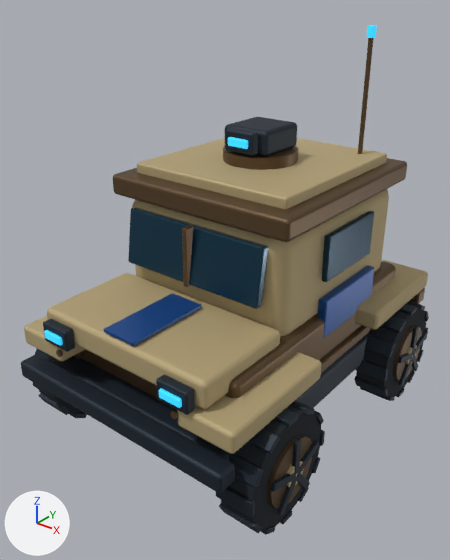
What one commit did to the glTF model src/assets/reborn/animation/rover-0.glb.
Before and after are seen from a camera (50 mm lens) standing at (1.71, -2.29, 2.11) and looking at (-0.02, -0.13, 0.77). Every picture has the same lights, and +X, +Y and +Z are marked at lower left. The picture after the commit comes second. Where no turn or scale is listed for an object, it has been applied to the vertices. Vertices at exactly the same position are counted once.

In view in the first picture: 'Bonnet_7', 'CeramicCab_2', 'Chassis_0', 'FrontBumper_9', 'LowerArmour_1', 'RoofCeramic_4', 'Roof_3', 'SideFactionPanel_125', 'Tyre_92', 'WheelArch_126', 'WheelArch_127', 'Windscreen_5' and 56 more.
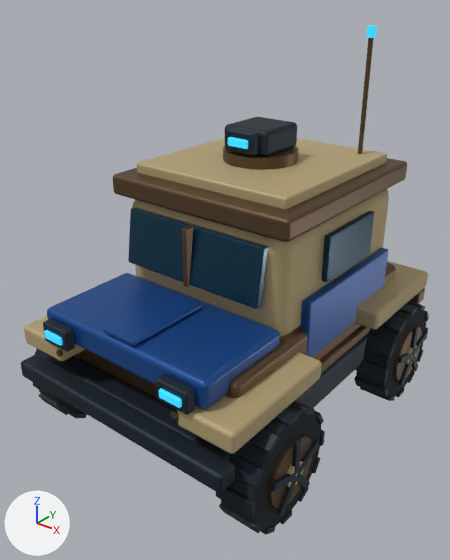
Patch to the scene script:
```diff
--- a/src/assets/reborn/animation/rover-0.glb.py
+++ b/src/assets/reborn/animation/rover-0.glb.py
@@ me_mesh_7 @@
 me_mesh_7.from_pydata(...)  # 152 vertices, 300 faces; spans x -0.475..0.475, y -0.255..0.255, z -0.065..0.065
-me_mesh_7.materials.append(mat_atlas_sand_ceramic)  # beige #b9a77c
+me_mesh_7.materials.append(mat_atlas_faction_enamel)  # blue #194e94
@@ me_mesh_17 @@
 # used by ob_sidefactionpanel_125; parent = ob_atlas_rover; location = (0.49, 0.18, 0.7)
-me_mesh_17.from_pydata(...)  # 152 vertices, 300 faces; spans x -0.023..0.023, y -0.24..0.24, z -0.1..0.1
+me_mesh_17.from_pydata(...)  # 152 vertices, 300 faces; spans x -0.023..0.023, y -0.385..0.385, z -0.15..0.15
+# me_mesh_17 part 1: 152 of 152 vertices moved; they spanned x -0.023..0.023, y -0.24..0.24, z -0.1..0.1 and now span x -0.023..0.023, y -0.385..0.385, z -0.15..0.15; mean shift (0.0, 0.0, 0.0)
 me_mesh_17.materials.append(mat_atlas_faction_enamel)
```

Location of each change, (x1, y1, x2, y2) in pixels of the pictures (450 x 560 px):
'Bonnet_7', recoloured (beige to blue)
    both: (47, 273, 280, 409)
'SideFactionPanel_125', reshaped (53% wider, 49% taller)
    before: (317, 265, 374, 338)
    after: (300, 248, 388, 357)
